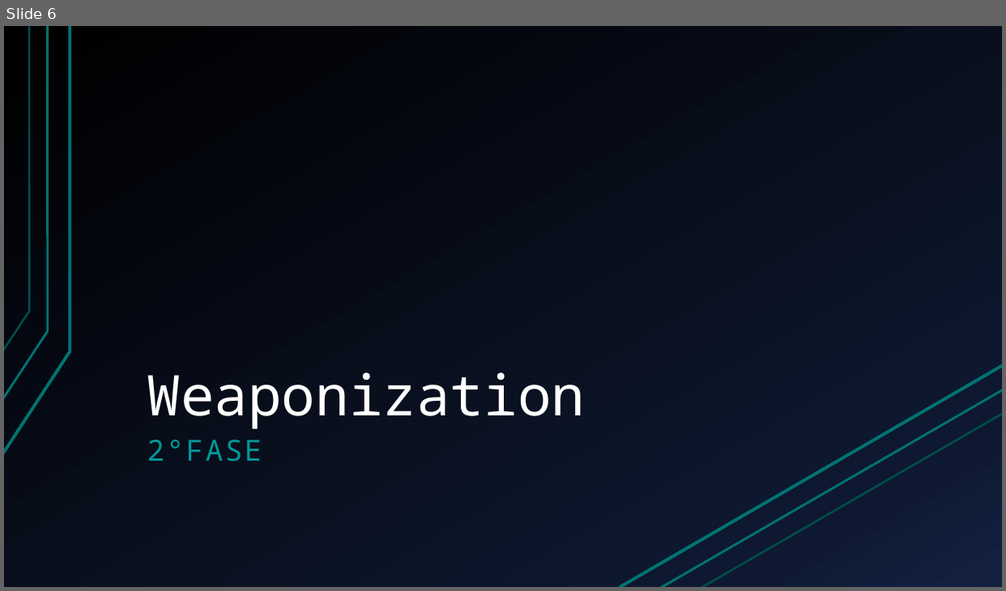
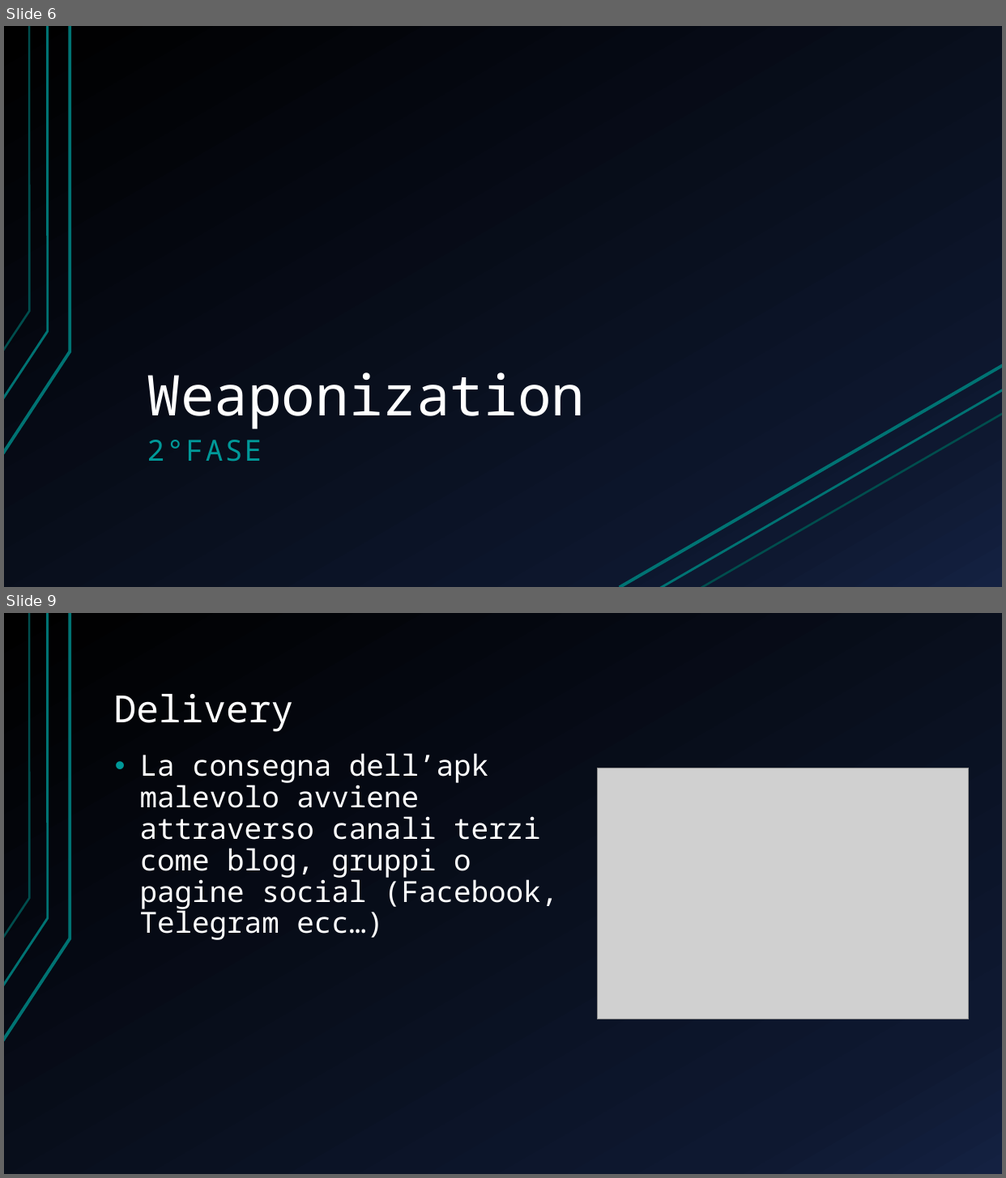
Before and after one commit to espositoandrea/APKBackdoor, a slide deck: Presentazione.pptx. Shown one above the other, each under a label of ours: slide 6 before the commit, slides 6 and 9 after it; the slides between them are not shown. The pictures are 1006x591 and 1006x1178 pixels, drawn with LibreOffice and Linux fonts; fonts in the diff are those of the drawing; grey boxes stand for pictures. Boxes give left, top, right and bottom in pixels: in the first picture for what was removed or moved away, otherwise in the second. Text is boxed around its words. In the diff, an @@ line names an element or a change of style, - is before the commit and + after.

```diff
--- a/Presentazione.pptx
+++ b/Presentazione.pptx
@@ slide 9 added at <box>4,613,1002,1174</box>, background gradient #000000 to #0F1931 to #142242; not listed: 3 template elements that a slide beside it also shows @@
@@ title added at <box>114,694,294,732</box>, 36 pt, text #FFFFFF @@
+Delivery
@@ text added at <box>140,753,558,940</box>, 28 pt, text #FFFFFF @@
+• La consegna dell’apk malevolo avviene attraverso canali terzi come blog, gruppi o pagine social (Facebook, Telegram ecc…)
@@ picture added at <box>597,768,968,1020</box> @@
```
Also in this commit, not shown: 4 slides changed, 11 other slides added, 5 slides removed, 1 other file.
